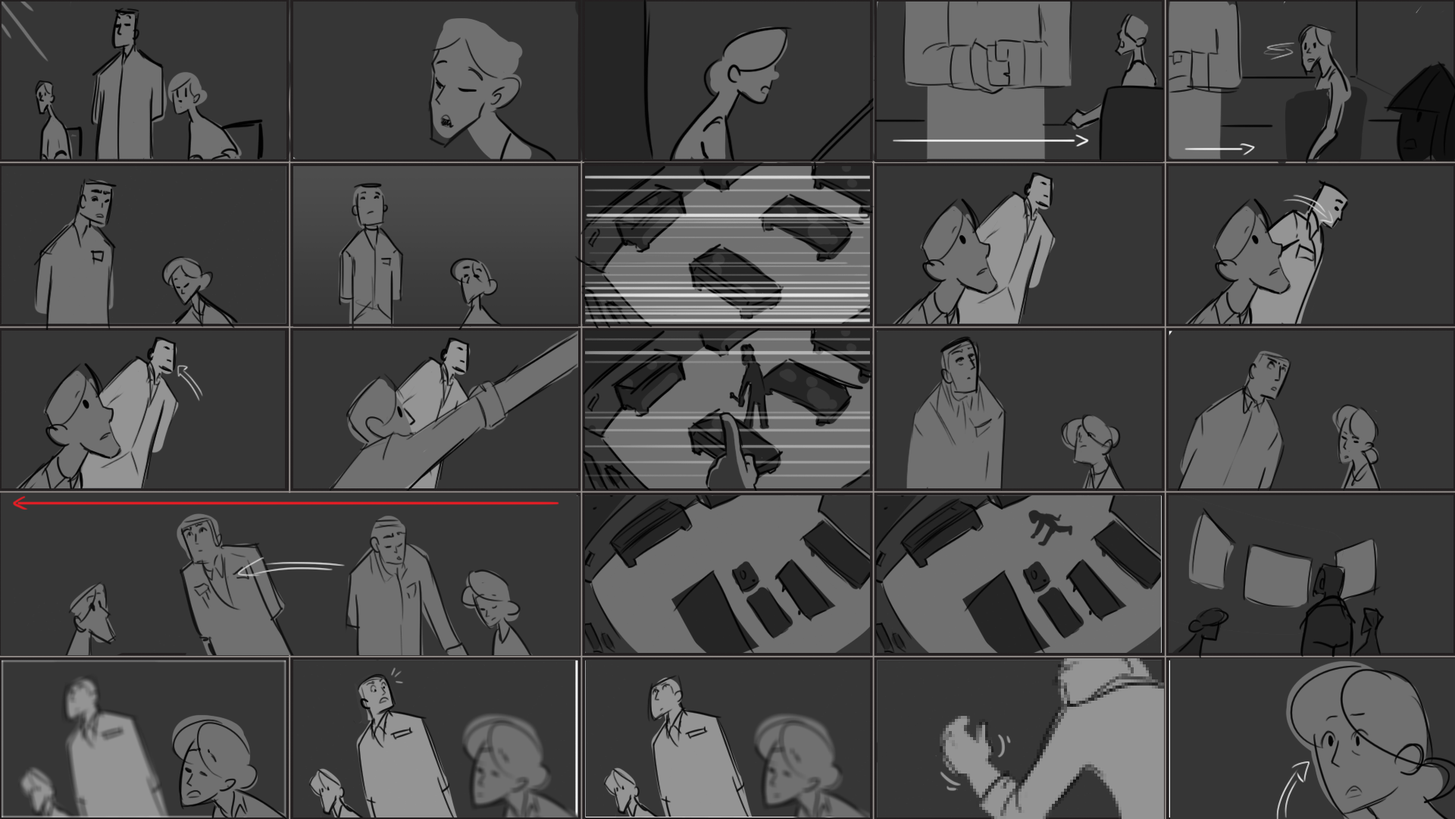
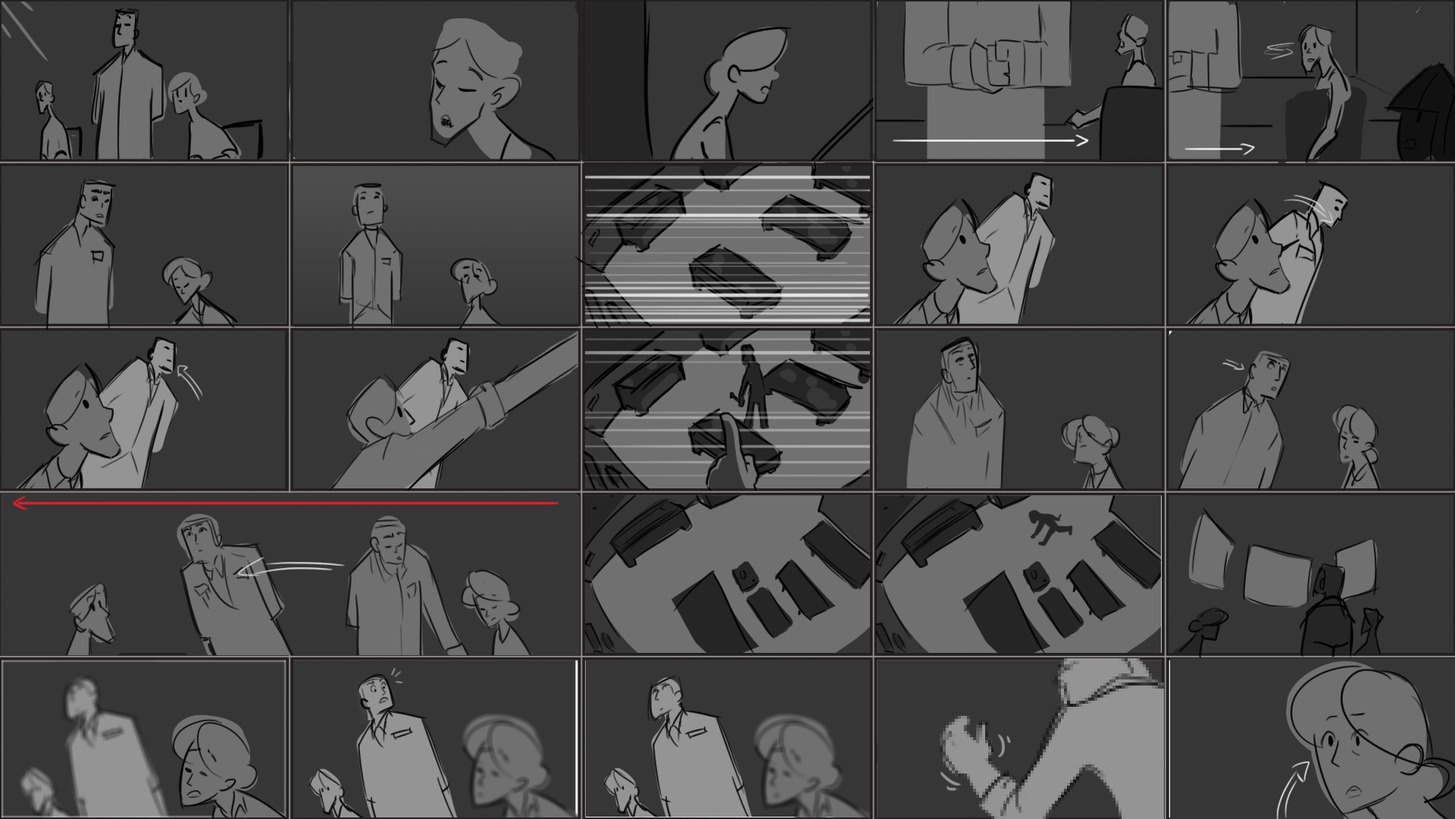
The second (1455, 819) image is a revision of the first. Changes to its layers:
renamed "Layer 5" to "Layer 6", painted on it over [1221, 358, 1245, 370]
